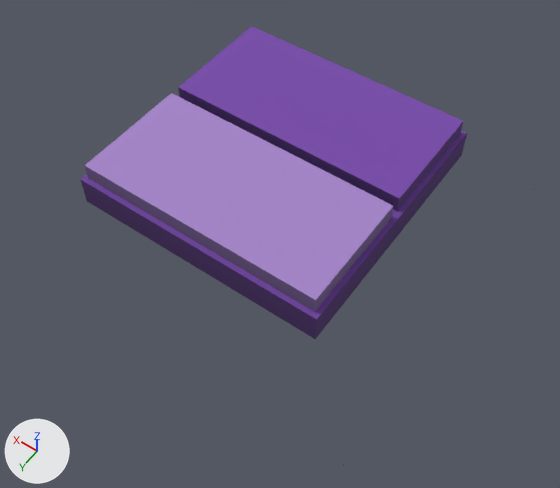
Two versions of the glTF model data/model/floor_crystal_corner.glb, one commit apart.
Before and after are seen from a 50 mm lens placed at (-0.774, 1.123, 1.64), pointed at (-0.03, 0.082, 0.004). Arrows for +X, +Y and +Z are at lower left; the lights stay in place. The older version comes first. Vertices at exactly the same position are counted once.
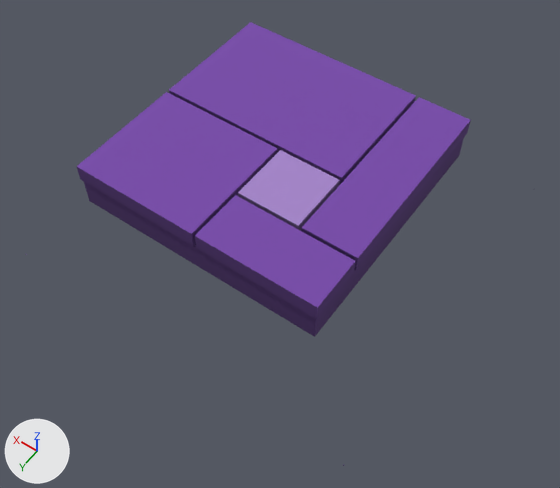
What changed in the scene script:
```text
Change me_mesh_0:
    used by ob_mesh_0; location = (0.0, 0.0, 0.0)
    remove me_mesh_0.from_pydata(...)  # 55 vertices, 84 faces; spans x -0.5..0.5, y -0.5..0.5, z 0.0..0.14
    add me_mesh_0.from_pydata(...)  # 80 vertices, 120 faces; spans x -0.5..0.5, y -0.5..0.5, z 0.0..0.14
    me_mesh_0 part 1: a new loose piece, a box spanning x -0.265..0.495, y -0.495..0.265, z 0.0..0.09, in mat_material_0 (picture img_image_0)
    me_mesh_0 part 2: a new loose piece, a box spanning x -0.095..0.095, y -0.095..0.095, z 0.09..0.14, in mat_material_0 (picture img_image_0)
    me_mesh_0 part 3
    17 vertices are removed from x -0.27..0.5, y -0.5..0.27, z 0.0..0.14
    36 faces are deleted
    2 vertices move from x -0.255, y 0.255, z 0.09..0.14 to x -0.27, y 0.105, z 0.09..0.14
    17 vertices are added at x -0.27..0.5, y -0.5..0.27, z 0.09..0.14
    9 new vertices lie (0.0, 0.0, 0.05) away from vertices in x -0.27..0.5, y -0.5..0.27, z 0.09
    48 new faces join them
```

What differs and where, as boxes (x1, y1, x2, y2) in the pictures (560 x 488 px; the box of a moved part takes in the faces that stretch with it):
'Mesh_0', reshaped: before (80, 26, 467, 466); after (77, 22, 471, 466)
part 1 of me_mesh_0, added: after (84, 138, 464, 337)
part 2 of me_mesh_0, added (purple): after (238, 150, 340, 231)
part 3 of me_mesh_0, moved or reshaped: before (80, 26, 467, 339); after (77, 22, 471, 319)
